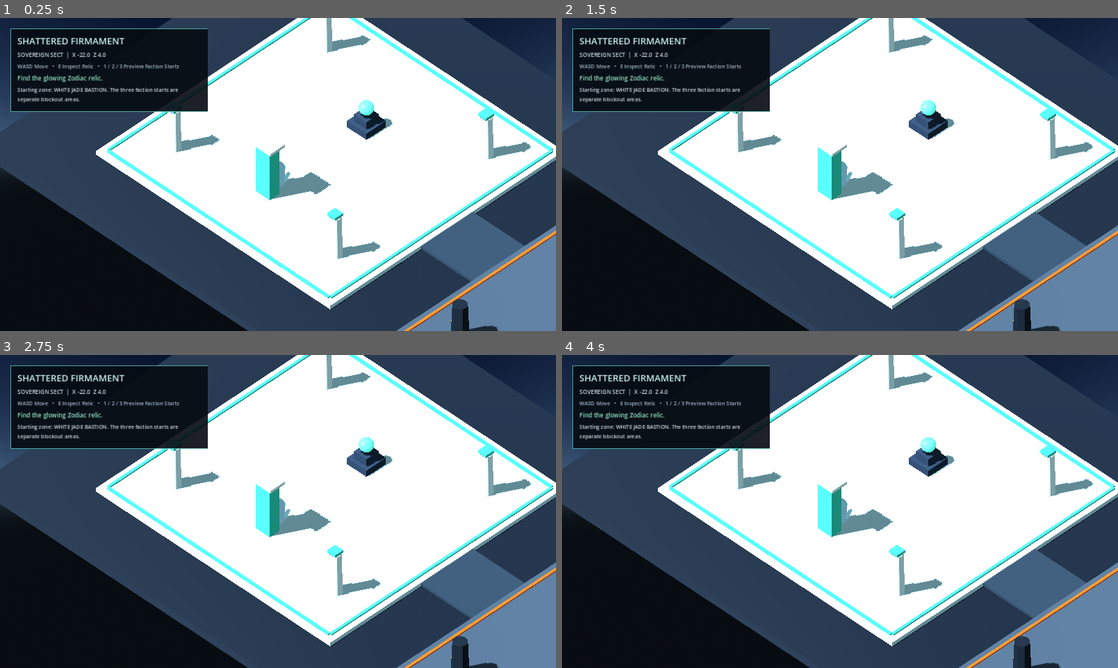
Above: before the commit, frames 1-4 (two rows, left to right).
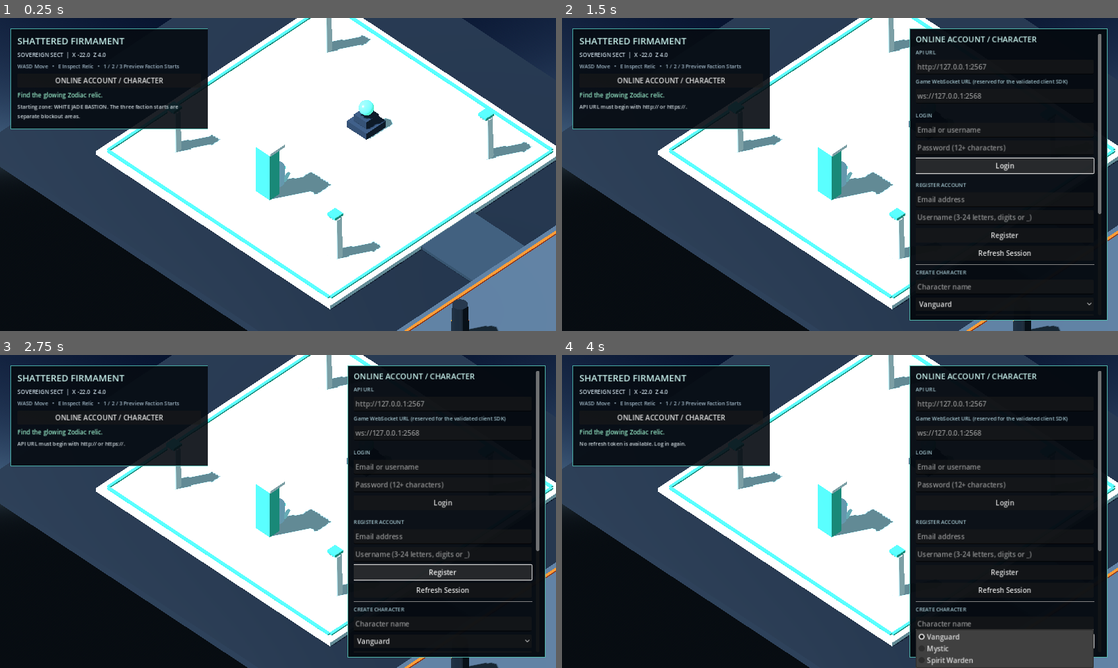
Above: after the commit, the same moments.

Repository: masterdishaun/Shattered-Firmament-A-Zodiac-Relic-MMORPG
Game: Godot game, scene res://scenes/main.tscn
The game is run twice, just before and just after one commit, with the same random seed, the same clock (stepped at 60 frames per second) and the same inputs.
Inputs (mouse positions are in pixels of both pictures, inside the frame that each line leads up to):
- Up to frame 1 (0.25 s): no input
- Up to frame 2 (1.5 s): click (673, 80) at 0.5 s, where only the run after the commit has a clickable "ONLINE ACCOUNT / CHARACTER"; click (1006, 165) at 1.25 s, where only the run after the commit has a clickable "Login"
- Up to frame 3 (2.75 s): click (444, 570) at 2 s, where only the run after the commit has a clickable "Register"
- Up to frame 4 (4 s): click (1006, 589) at 2.75 s, where only the run after the commit has a clickable "Refresh Session"; click (1006, 639) at 3.5 s, where only the run after the commit has a clickable "Vanguard"

The runs differ from the first frame. In frame 1, 3.3% of the frame differs, in the area x 1-38%, y 18-36%; in frame 2, 36%; in frame 3, 36%; in frame 4, 37%, in the area x 1-99%, y 3-100%.

Commit message:
feat: add Godot account and character API panel

Diff:
--- a/client/scripts/main.gd
+++ b/client/scripts/main.gd
@@ -40,6 +40,8 @@
 var status_label: Label
 var prompt_label: Label
 var feedback_label: Label
+var hud_root: Control
+var network_panel: Control
 var nearby_relic_index := -1
 var inspected_relics: Dictionary = {}
 var hud_refresh_elapsed := 0.0
@@ -324,11 +326,12 @@
 	var root_control := Control.new()
 	root_control.set_anchors_and_offsets_preset(Control.PRESET_FULL_RECT)
 	canvas.add_child(root_control)
+	hud_root = root_control
 
 	var panel := PanelContainer.new()
 	panel.position = Vector2(24.0, 24.0)
-	panel.custom_minimum_size = Vector2(455.0, 192.0)
-	panel.size = Vector2(455.0, 192.0)
+	panel.custom_minimum_size = Vector2(455.0, 232.0)
+	panel.size = Vector2(455.0, 232.0)
 	var panel_style := StyleBoxFlat.new()
 	panel_style.bg_color = Color(0.025, 0.045, 0.07, 0.91)
 	panel_style.border_color = Color(0.3, 0.72, 0.68, 0.9)
@@ -364,6 +367,12 @@
 	help.add_theme_color_override("font_color", Color(0.63, 0.72, 0.78))
 	stack.add_child(help)
 
+	var online_button := Button.new()
+	online_button.text = "ONLINE ACCOUNT / CHARACTER"
+	online_button.custom_minimum_size.y = 32.0
+	online_button.pressed.connect(_toggle_network_panel)
+	stack.add_child(online_button)
+
 	prompt_label = Label.new()
 	prompt_label.text = "Find the glowing Zodiac relic."
 	prompt_label.add_theme_font_size_override("font_size", 14)
@@ -377,6 +386,45 @@
 	feedback_label.add_theme_font_size_override("font_size", 12)
 	feedback_label.add_theme_color_override("font_color", Color(0.82, 0.86, 0.88))
 	stack.add_child(feedback_label)
+
+
+func _toggle_network_panel() -> void:
+	if network_panel == null:
+		var panel_script: Script = load("res://scripts/network_panel.gd")
+		if panel_script == null:
+			feedback_label.text = "The online account panel could not be loaded."
+			return
+		network_panel = panel_script.new()
+		network_panel.visible = false
+		hud_root.add_child(network_panel)
+		network_panel.status_changed.connect(_on_network_status_changed)
+		network_panel.character_ticketed.connect(_on_character_ticketed)
+		network_panel.close_requested.connect(_close_network_panel)
+	network_panel.visible = not network_panel.visible
+
+
+func _close_network_panel() -> void:
+	if network_panel != null:
+		network_panel.visible = false
+
+
+func _on_network_status_changed(message: String) -> void:
+	feedback_label.text = message
+
+
+func _on_character_ticketed(character: Dictionary) -> void:
+	var map_id: String = String(character.get("mapId", ""))
+	var map_to_faction := {
+		"white_jade_bastion": 0,
+		"cinderwake": 1,
+		"luminous_veil": 2
+	}
+	if map_to_faction.has(map_id):
+		_move_to_faction_start(map_to_faction[map_id])
+	feedback_label.text = "Server issued a short-lived ticket for %s. Local blockout moved to %s; live room connection is pending SDK compatibility." % [
+		String(character.get("name", "character")),
+		map_id
+	]
 
 
 func _move_to_faction_start(index: int) -> void:
--- /dev/null
+++ b/client/scripts/network_panel.gd
@@ -0,0 +1,381 @@
+extends Control
+
+signal status_changed(message: String)
+signal character_ticketed(character: Dictionary)
+signal close_requested
+
+var access_token := ""
+var refresh_token := ""
+var current_user: Dictionary = {}
+var characters: Array[Dictionary] = []
+var pending_action := ""
+var request_in_flight := false
+
+var api_url_input: LineEdit
+var game_url_input: LineEdit
+var identifier_input: LineEdit
+var email_input: LineEdit
+var username_input: LineEdit
+var password_input: LineEdit
+var character_name_input: LineEdit
+var class_select: OptionButton
+var faction_select: OptionButton
+var character_select: OptionButton
+var status_label: Label
+var http_request: HTTPRequest
+
+
+func _ready() -> void:
+	set_anchors_and_offsets_preset(Control.PRESET_FULL_RECT)
+	_build_panel()
+	http_request = HTTPRequest.new()
+	http_request.timeout = 15.0
+	http_request.request_completed.connect(_on_request_completed)
+	add_child(http_request)
+
+
+func _build_panel() -> void:
+	var panel := PanelContainer.new()
+	panel.name = "OnlineSessionPanel"
+	panel.anchor_left = 1.0
+	panel.anchor_right = 1.0
+	panel.anchor_top = 0.0
+	panel.anchor_bottom = 0.0
+	panel.offset_left = -480.0
+	panel.offset_right = -24.0
+	panel.offset_top = 24.0
+	panel.offset_bottom = 696.0
+	panel.custom_minimum_size = Vector2(456.0, 672.0)
+	panel.size = Vector2(456.0, 672.0)
+	var panel_style := StyleBoxFlat.new()
+	panel_style.bg_color = Color(0.02, 0.04, 0.065, 0.97)
+	panel_style.border_color = Color(0.32, 0.73, 0.68, 0.95)
+	panel_style.set_border_width_all(1)
+	panel_style.content_margin_left = 14.0
+	panel_style.content_margin_right = 14.0
+	panel_style.content_margin_top = 12.0
+	panel_style.content_margin_bottom = 12.0
+	panel.add_theme_stylebox_override("panel", panel_style)
+	add_child(panel)
+
+	var scroll := ScrollContainer.new()
+	scroll.size_flags_vertical = Control.SIZE_EXPAND_FILL
+	scroll.size_flags_horizontal = Control.SIZE_EXPAND_FILL
+	panel.add_child(scroll)
+
+	var stack := VBoxContainer.new()
+	stack.custom_minimum_size.x = 410.0
+	stack.add_theme_constant_override("separation", 7)
+	scroll.add_child(stack)
+
+	var heading := Label.new()
+	heading.text = "ONLINE ACCOUNT / CHARACTER"
+	heading.add_theme_font_size_override("font_size", 18)
+	heading.add_theme_color_override("font_color", Color(0.78, 0.94, 0.92))
+	stack.add_child(heading)
+
+	_add_label(stack, "API URL")
+	api_url_input = _add_input(stack, "http://127.0.0.1:2567")
+	_add_label(stack, "Game WebSocket URL (reserved for the validated client SDK)")
+	game_url_input = _add_input(stack, "ws://127.0.0.1:2568")
+
+	_add_separator(stack)
+	_add_label(stack, "LOGIN")
+	identifier_input = _add_input(stack, "Email or username")
+	password_input = _add_input(stack, "Password (12+ characters)", true)
+	_add_button(stack, "Login", _login)
+	_add_separator(stack)
+
+	_add_label(stack, "REGISTER ACCOUNT")
+	email_input = _add_input(stack, "Email address")
+	username_input = _add_input(stack, "Username (3-24 letters, digits or _)")
+	_add_button(stack, "Register", _register)
+	_add_button(stack, "Refresh Session", _refresh_session)
+	_add_separator(stack)
+
+	_add_label(stack, "CREATE CHARACTER")
+	character_name_input = _add_input(stack, "Character name")
+	class_select = OptionButton.new()
+	for entry in [
+		{"label": "Vanguard", "id": "vanguard"},
+		{"label": "Mystic", "id": "mystic"},
+		{"label": "Spirit Warden", "id": "support"}
+	]:
+		class_select.add_item(entry["label"])
+		class_select.set_item_metadata(class_select.item_count - 1, entry["id"])
+	stack.add_child(class_select)
+
+	faction_select = OptionButton.new()
+	for entry in [
+		{"label": "Sovereign Sect - White Jade Bastion", "id": "sovereign_sect"},
+		{"label": "Ashen Syndicate - Cinderwake", "id": "ashen_syndicate"},
+		{"label": "Astral Concord - Luminous Veil", "id": "astral_concord"}
+	]:
+		faction_select.add_item(entry["label"])
+		faction_select.set_item_metadata(faction_select.item_count - 1, entry["id"])
+	stack.add_child(faction_select)
+	_add_button(stack, "Create Character", _create_character)
+	_add_separator(stack)
+
+	_add_label(stack, "YOUR CHARACTERS")
+	character_select = OptionButton.new()
+	character_select.size_flags_horizontal = Control.SIZE_EXPAND_FILL
+	stack.add_child(character_select)
+	_add_button(stack, "Refresh Character List", _fetch_characters)
+	_add_button(stack, "Request Join Ticket", _request_join_ticket)
+	_add_button(stack, "Logout", _logout)
+	_add_separator(stack)
+
+	status_label = Label.new()
+	status_label.text = "Connect to your local API to begin. Tokens stay in memory only; account data is stored by the API."
+	status_label.autowrap_mode = TextServer.AUTOWRAP_WORD_SMART
+	status_label.custom_minimum_size = Vector2(400.0, 56.0)
+	status_label.add_theme_font_size_override("font_size", 12)
+	status_label.add_theme_color_override("font_color", Color(0.72, 0.84, 0.86))
+	stack.add_child(status_label)
+	_add_button(stack, "Close Panel", func() -> void: close_requested.emit())
+
+
+func _add_label(parent: VBoxContainer, value: String) -> void:
+	var label := Label.new()
+	label.text = value
+	label.add_theme_font_size_override("font_size", 12)
+	label.add_theme_color_override("font_color", Color(0.63, 0.76, 0.8))
+	parent.add_child(label)
+
+
+func _add_input(parent: VBoxContainer, placeholder: String, secret: bool = false) -> LineEdit:
+	var line_edit := LineEdit.new()
+	line_edit.placeholder_text = placeholder
+	line_edit.secret = secret
+	line_edit.custom_minimum_size.y = 34.0
+	parent.add_child(line_edit)
+	return line_edit
+
+
+func _add_button(parent: VBoxContainer, text: String, callback: Callable) -> Button:
+	var button := Button.new()
+	button.text = text
+	button.custom_minimum_size.y = 34.0
+	button.pressed.connect(callback)
+	parent.add_child(button)
+	return button
+
+
+func _add_separator(parent: VBoxContainer) -> void:
+	parent.add_child(HSeparator.new())
+
+
+func _set_status(message: String) -> void:
+	status_label.text = message
+	status_changed.emit(message)
+
+
+func _base_url() -> String:
+	return api_url_input.text.strip_edges().trim_suffix("/")
+
+
+func _send_request(
+	action: String,
+	method: HTTPClient.Method,
+	path: String,
+	payload: Variant = null,
+	authenticated: bool = false
+) -> void:
+	if request_in_flight:
+		_set_status("A request is already in progress. Wait for it to finish.")
+		return
+	var base_url := _base_url()
+	if not base_url.begins_with("http://") and not base_url.begins_with("https://"):
+		_set_status("API URL must begin with http:// or https://.")
+		return
+	if authenticated and access_token.is_empty():
+		_set_status("Log in first to use this account action.")
+		return
+
+	var headers := PackedStringArray()
+	var body := ""
+	if payload is Dictionary:
+		headers.append("Content-Type: application/json")
+		body = JSON.stringify(payload)
+	if authenticated:
+		headers.append("Authorization: Bearer %s" % access_token)
+	pending_action = action
+	request_in_flight = true
+	var error := http_request.request(base_url + path, headers, method, body)
+	if error != OK:
+		pending_action = ""
+		request_in_flight = false
+		_set_status("Could not start HTTP request (error %d)." % error)
+
+
+func _register() -> void:
+	_send_request(
+		"register",
+		HTTPClient.METHOD_POST,
+		"/v1/auth/register",
+		{
+			"email": email_input.text.strip_edges(),
+			"username": username_input.text.strip_edges(),
+			"password": password_input.text
+		}
+	)
+
+
+func _login() -> void:
+	_send_request(
+		"login",
+		HTTPClient.METHOD_POST,
+		"/v1/auth/login",
+		{
+			"identifier": identifier_input.text.strip_edges(),
+			"password": password_input.text
+		}
+	)
+
+
+func _refresh_session() -> void:
+	if refresh_token.is_empty():
+		_set_status("No refresh token is available. Log in again.")
+		return
+	_send_request(
+		"refresh",
+		HTTPClient.METHOD_POST,
+		"/v1/auth/refresh",
+		{"refreshToken": refresh_token}
+	)
+
+
+func _fetch_characters() -> void:
+	_send_request("characters", HTTPClient.METHOD_GET, "/v1/characters", null, true)
+
+
+func _create_character() -> void:
+	if class_select.item_count == 0 or faction_select.item_count == 0:
+		_set_status("The class/faction choices are not available.")
+		return
+	_send_request(
+		"create_character",
+		HTTPClient.METHOD_POST,
+		"/v1/characters",
+		{
+			"name": character_name_input.text.strip_edges(),
+			"classId": class_select.get_item_metadata(class_select.selected),
+			"factionId": faction_select.get_item_metadata(faction_select.selected)
+		},
+		true
+	)
+
+
+func _request_join_ticket() -> void:
+	if character_select.item_count == 0:
+		_set_status("Refresh the character list and select a character first.")
+		return
+	var character_id: Variant = character_select.get_item_metadata(character_select.selected)
+	if typeof(character_id) != TYPE_STRING or String(character_id).is_empty():
+		_set_status("Select a valid character first.")
+		return
+	_send_request(
+		"select_character",
+		HTTPClient.METHOD_POST,
+		"/v1/characters/%s/select" % String(character_id),
+		null,
+		true
+	)
+
+
+func _logout() -> void:
+	if access_token.is_empty():
+		_clear_session()
+		_set_status("Local session tokens cleared.")
+		return
+	_send_request("logout", HTTPClient.METHOD_POST, "/v1/auth/logout", null, true)
+
+
+func _clear_session() -> void:
+	access_token = ""
+	refresh_token = ""
+	current_user.clear()
+	characters.clear()
+	character_select.clear()
+
+
+func _on_request_completed(
+	result: int,
+	response_code: int,
+	_response_headers: PackedStringArray,
+	body: PackedByteArray
+) -> void:
+	var action := pending_action
+	pending_action = ""
+	request_in_flight = false
+	if result != HTTPRequest.RESULT_SUCCESS:
+		_set_status("HTTP request failed (transport result %d)." % result)
+		return
+
+	var data: Variant = null
+	if body.size() > 0:
+		data = JSON.parse_string(body.get_string_from_utf8())
+	if response_code < 200 or response_code >= 300:
+		var message := "Request failed with HTTP %d." % response_code
+		if data is Dictionary and data.has("error"):
+			message = String(data["error"].get("message", message))
+		_set_status(message)
+		return
+
+	match action:
+		"register", "login", "refresh":
+			if not data is Dictionary or not data.has("accessToken"):
+				_set_status("The API response did not contain a valid session.")
+				return
+			access_token = String(data["accessToken"])
+			refresh_token = String(data.get("refreshToken", refresh_token))
+			current_user = data.get("user", {})
+			_set_status("Signed in as %s." % String(current_user.get("username", "player")))
+			_fetch_characters()
+		"characters":
+			characters.clear()
+			character_select.clear()
+			if data is Dictionary:
+				for character in data.get("characters", []):
+					if character is Dictionary:
+						characters.append(character)
+						character_select.add_item(
+							"%s (Lv %s)" % [String(character.get("name", "Character")), str(character.get("level", 1))]
+						)
+						character_select.set_item_metadata(
+							character_select.item_count - 1,
+							String(character.get("id", ""))
+						)
+			if characters.is_empty():
+				_set_status("No characters found. Create one below.")
+			else:
+				_set_status("Loaded %d character(s) for %s." % [
+					characters.size(),
+					String(current_user.get("username", "player"))
+				])
+		"create_character":
+			if data is Dictionary and data.has("character"):
+				_set_status("Character created. Refreshing your character list.")
+				_fetch_characters()
+			else:
+				_set_status("The API did not return the created character.")
+		"select_character":
+			if not data is Dictionary or not data.has("joinTicket"):
+				_set_status("The API did not return a join ticket.")
+				return
+			var character: Dictionary = data.get("character", {})
+			character_ticketed.emit(character)
+			_set_status(
+				"Join ticket issued for %s in %s; expires at %s. The Godot-to-Colyseus client remains disabled until SDK compatibility is resolved."
+				% [
+					String(character.get("name", "character")),
+					String(character.get("mapId", "unknown zone")),
+					String(data.get("expiresAt", "unknown"))
+				]
+			)
+		"logout":
+			_clear_session()
+			_set_status("Logged out. The server session has been revoked.")
+		_:
+			_set_status("Request completed.")
--- /dev/null
+++ b/client/tests/network_api_smoke.gd
@@ -0,0 +1,119 @@
+extends SceneTree
+
+const API_BASE := "http://127.0.0.1:2567"
+const TEST_PASSWORD := "correct horse battery staple 42"
+
+var network_panel: Control
+var ticketed_characters: Array[Dictionary] = []
+
+
+func _initialize() -> void:
+	call_deferred("_run_api_smoke")
+
+
+func _run_api_smoke() -> void:
+	var panel_script: Script = load("res://scripts/network_panel.gd")
+	if panel_script == null:
+		_fail("Godot could not load the online account panel.")
+		return
+
+	network_panel = panel_script.new()
+	root.add_child(network_panel)
+	await process_frame
+	network_panel.api_url_input.text = API_BASE
+
+	var suffix := str(Time.get_ticks_usec())
+	var username := "net" + suffix.right(12)
+	var email := "network-smoke-%s@example.test" % suffix
+	network_panel.email_input.text = email
+	network_panel.username_input.text = username
+	network_panel.password_input.text = TEST_PASSWORD
+	network_panel._register()
+	if not await _wait_for_panel_idle():
+		_fail("The registration request did not complete.")
+		return
+	if network_panel.access_token.is_empty() or network_panel.current_user.get("username") != username:
+		_fail("The online panel did not register and authenticate the account.")
+		return
+
+	var original_refresh_token: String = network_panel.refresh_token
+	network_panel._refresh_session()
+	if not await _wait_for_panel_idle():
+		_fail("The refresh request did not complete.")
+		return
+	if network_panel.refresh_token.is_empty() or network_panel.refresh_token == original_refresh_token:
+		_fail("The online panel did not rotate its refresh token.")
+		return
+
+	network_panel.character_name_input.text = "Network Hero %s" % suffix.right(6)
+	network_panel.class_select.select(1)
+	network_panel.faction_select.select(2)
+	network_panel._create_character()
+	if not await _wait_for_panel_idle():
+		_fail("Character creation did not complete.")
+		return
+	if network_panel.characters.size() != 1:
+		_fail("The online panel did not refresh the character list after creation.")
+		return
+	var character: Dictionary = network_panel.characters[0]
+	if character.get("mapId") != "luminous_veil":
+		_fail("The Astral Concord character did not receive the Luminous Veil start.")
+		return
+
+	network_panel.character_ticketed.connect(
+		func(ticketed_character: Dictionary) -> void:
+			ticketed_characters.append(ticketed_character)
+	)
+	network_panel._request_join_ticket()
+	if not await _wait_for_panel_idle():
+		_fail("The character-selection request did not complete.")
+		return
+	if not network_panel.status_label.text.contains("Join ticket issued"):
+		_fail("The online panel did not report join-ticket issuance.")
+		return
+	if ticketed_characters.size() != 1 or ticketed_characters[0].get("mapId") != "luminous_veil":
+		_fail("The online panel did not publish the selected character's server start map.")
+		return
+
+	network_panel._logout()
+	if not await _wait_for_panel_idle():
+		_fail("Logout did not complete.")
+		return
+	if not network_panel.access_token.is_empty():
+		_fail("The online panel did not clear local tokens after logout.")
+		return
+
+	network_panel.identifier_input.text = username
+	network_panel.password_input.text = TEST_PASSWORD
+	network_panel._login()
+	if not await _wait_for_panel_idle():
+		_fail("Login did not complete.")
+		return
+	if network_panel.current_user.get("username") != username:
+		_fail("The online panel did not log in by username.")
+		return
+
+	network_panel._logout()
+	if not await _wait_for_panel_idle():
+		_fail("Final logout did not complete.")
+		return
+
+	print("GODOT_API_INTEGRATION=PASS")
+	network_panel.queue_free()
+	await process_frame
+	quit(0)
+
+
+func _wait_for_panel_idle() -> bool:
+	for _frame in range(900):
+		if not network_panel.request_in_flight and network_panel.pending_action.is_empty():
+			return true
+		await process_frame
+	return false
+
+
+func _fail(message: String) -> void:
+	push_error(message)
+	if network_panel != null:
+		network_panel.queue_free()
+	quit(1)
--- a/client/tests/prototype_smoke.gd
+++ b/client/tests/prototype_smoke.gd
@@ -28,6 +28,13 @@
 		if not scene.has_node(required_node):
 			_fail("Missing prototype node: %s" % required_node)
 			return
+
+	scene._toggle_network_panel()
+	await process_frame
+	if scene.network_panel == null or not scene.network_panel.visible:
+		_fail("The online account panel did not open from the prototype HUD.")
+		return
+	scene._close_network_panel()
 
 	if not scene.camera.current or scene.camera.projection != Camera3D.PROJECTION_ORTHOGONAL:
 		_fail("The isometric follow camera is not configured as expected.")
Not shown, added: client/scripts/network_panel.gd.uid
Not shown, added: client/tests/network_api_smoke.gd.uid
Not shown, changed: docs/architecture/SYSTEM_ARCHITECTURE.md
Not shown, changed: docs/production/DEVELOPMENT_SETUP.md
Not shown, changed: docs/production/IMPLEMENTATION_ROADMAP.md
